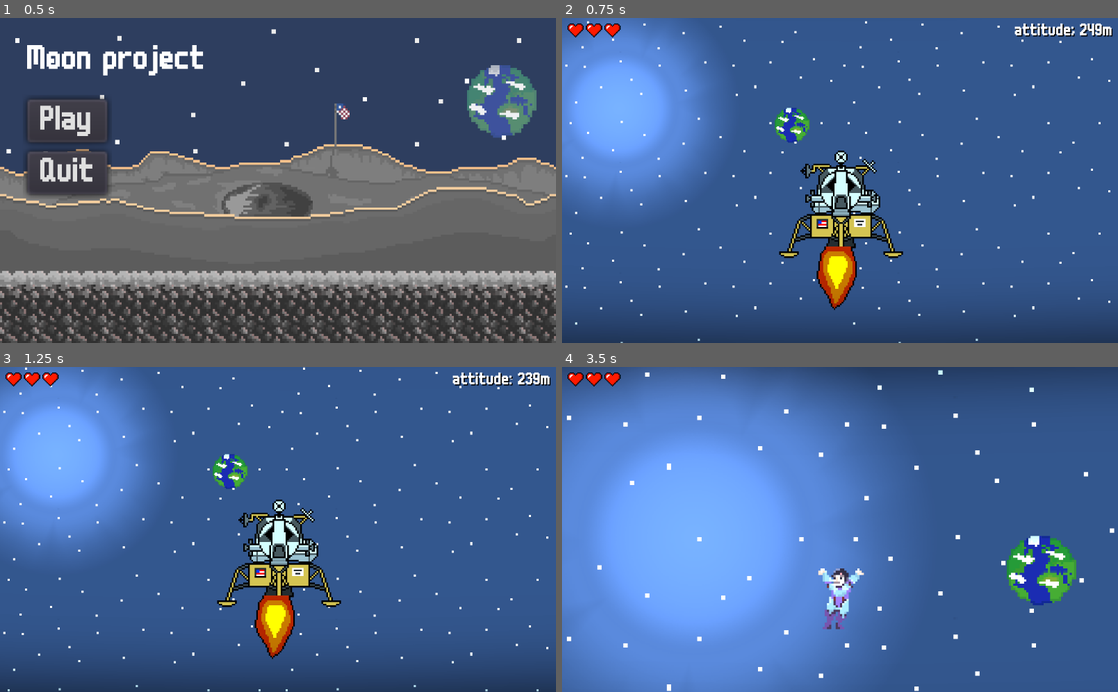
Above: before the commit, frames 1-4 (two rows, left to right).
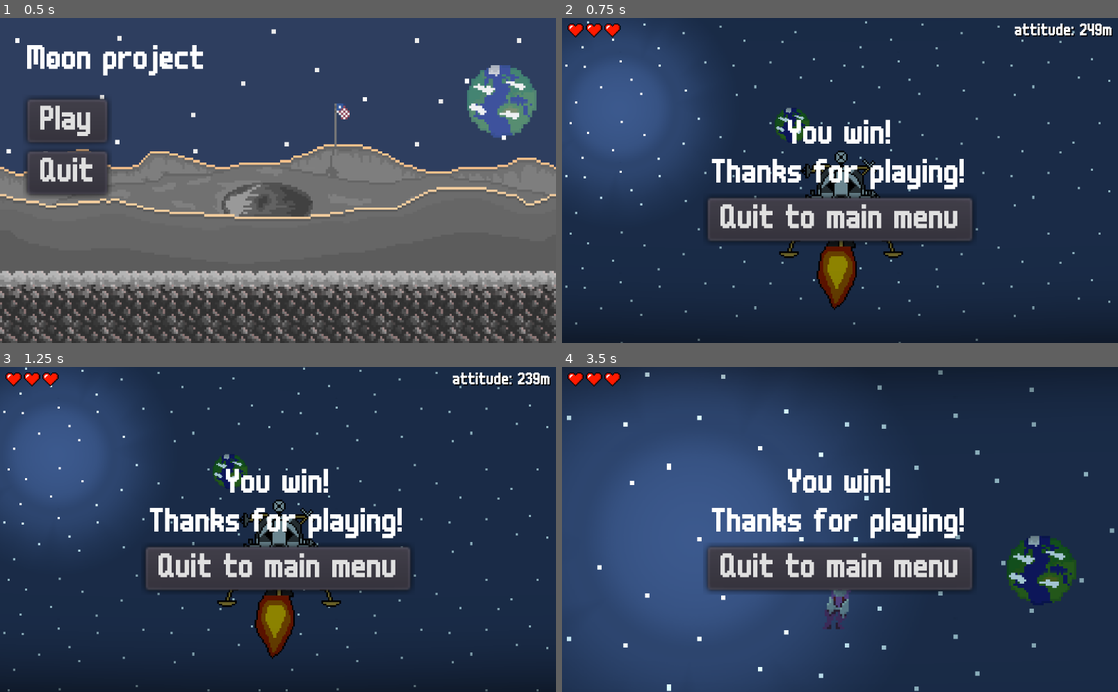
Above: after the commit, the same moments.

Repository: kukosek/mission-sacriffice
Game: Godot game, scene res://Scenes/gui/MainMenu.tscn
Two runs of this game, one before a commit and one after it. Both use one fixed random seed, a clock stepped at 60 frames per second and the inputs below. Sound files missing from this copy of the repository are replaced by a short silence.
Inputs (mouse positions are in pixels of both pictures, inside the frame that each line leads up to):
- Up to frame 1 (0.5 s): no input
- Up to frame 2 (0.75 s): click "Play" at 0.5 s
- Up to frame 3 (1.25 s): no input
- Up to frame 4 (3.5 s): tap Enter (ui_accept) at 1.25, 1.52, 2.27 s; move the mouse to (962, 513) at 1.27 s; hold Right (ui_right) 1.28-2.78 s; click (962, 513) at 1.42 s; move the mouse to (728, 545) at 2.02 s; move the mouse to (895, 458) at 2.77 s; hold Left (ui_left) from 2.78 s (still down)

Frame 1 is identical in both runs. In frame 2, 99% of the frame differs, in the area x 0-100%, y 0-100%; in frame 3, 99%; in frame 4, 100%.

Commit message:
Win/lose screen, not used yet

Diff:
--- /dev/null
+++ b/Scenes/gui/EndScreen.gd
@@ -0,0 +1,30 @@
+extends CenterContainer
+
+func toggle_pause():
+	get_tree().paused = !get_tree().paused
+	visible = !visible
+
+
+onready var darkening_sprite = $DarkeningSprite
+onready var label = $VBoxContainer/Label
+
+func win():
+	label.text = "You win!"
+	visible = true
+
+func lose():
+	label.text = "You lose!"
+	visible = true
+
+var last_screen_size = Vector2.ZERO
+func _process(_delta):
+	if visible:
+		var screen_size = get_viewport_rect().size
+		if screen_size != last_screen_size:
+			rect_size = screen_size / rect_scale
+			last_screen_size = screen_size
+		darkening_sprite.scale = screen_size
+
+func _on_Quit_pressed():
+	if visible:
+		get_tree().change_scene("res://Scenes/gui/MainMenu.tscn")
--- a/Scenes/gui/HUD.tscn
+++ b/Scenes/gui/HUD.tscn
@@ -7,6 +7,7 @@
 [ext_resource path="res://Scenes/gui/PauseScreen.gd" type="Script" id=5]
 [ext_resource path="res://Scenes/gui/HUD.gd" type="Script" id=6]
 [ext_resource path="res://Scenes/gui/HintContainer.gd" type="Script" id=7]
+[ext_resource path="res://Scenes/gui/EndScreen.gd" type="Script" id=8]
 
 [node name="HUD" type="CanvasLayer"]
 pause_mode = 2
@@ -140,6 +141,54 @@
 text = "Quit to main menu"
 
 [node name="DarkeningSprite" type="Sprite" parent="PauseScreen"]
+z_index = -1
+texture = ExtResource( 4 )
+centered = false
+
+[node name="EndScreen" type="CenterContainer" parent="."]
+margin_right = 256.0
+margin_bottom = 148.0
+rect_scale = Vector2( 4, 4 )
+script = ExtResource( 8 )
+__meta__ = {
+"_edit_use_anchors_": false
+}
+
+[node name="VBoxContainer" type="VBoxContainer" parent="EndScreen"]
+margin_left = 67.0
+margin_top = 46.0
+margin_right = 189.0
+margin_bottom = 102.0
+
+[node name="Label" type="Label" parent="EndScreen/VBoxContainer"]
+margin_right = 122.0
+margin_bottom = 14.0
+custom_fonts/font = ExtResource( 2 )
+text = "You win!"
+align = 1
+valign = 1
+
+[node name="Label2" type="Label" parent="EndScreen/VBoxContainer"]
+margin_top = 18.0
+margin_right = 122.0
+margin_bottom = 32.0
+custom_fonts/font = ExtResource( 2 )
+text = "Thanks for playing!"
+align = 1
+valign = 1
+
+[node name="HBoxContainer" type="HBoxContainer" parent="EndScreen/VBoxContainer"]
+margin_top = 36.0
+margin_right = 122.0
+margin_bottom = 56.0
+
+[node name="Quit" type="Button" parent="EndScreen/VBoxContainer/HBoxContainer"]
+margin_right = 122.0
+margin_bottom = 20.0
+custom_fonts/font = ExtResource( 2 )
+text = "Quit to main menu"
+
+[node name="DarkeningSprite" type="Sprite" parent="EndScreen"]
 z_index = -1
 texture = ExtResource( 4 )
 centered = false
@@ -180,3 +229,4 @@
 [connection signal="pressed" from="DeathScreen/VBoxContainer/HBoxContainer/Quit" to="DeathScreen" method="_on_Quit_pressed"]
 [connection signal="pressed" from="PauseScreen/VBoxContainer/HBoxContainer/Resume" to="PauseScreen" method="_on_Resume_pressed"]
 [connection signal="pressed" from="PauseScreen/VBoxContainer/HBoxContainer/Quit" to="PauseScreen" method="_on_Quit_pressed"]
+[connection signal="pressed" from="EndScreen/VBoxContainer/HBoxContainer/Quit" to="EndScreen" method="_on_Quit_pressed"]
Not shown: 1 places in Scenes/gui/HUD.tscn that only renumber resources
